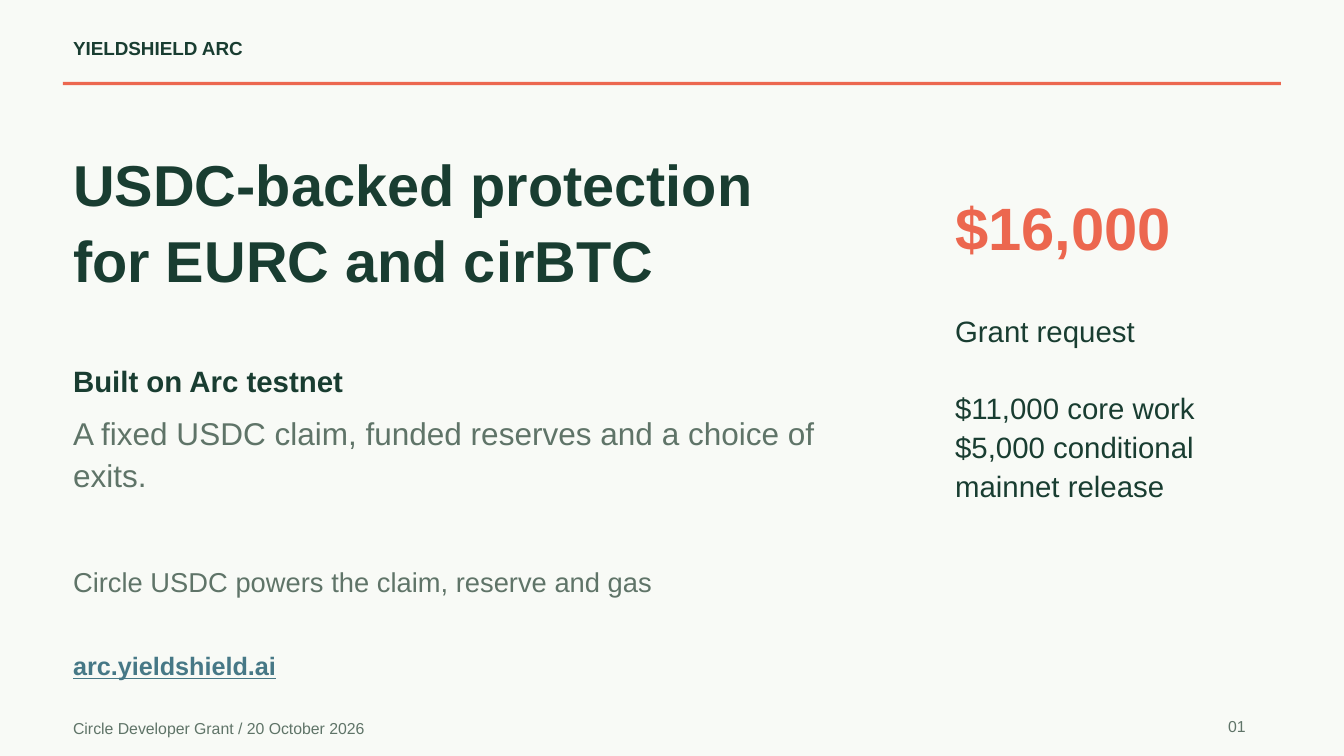
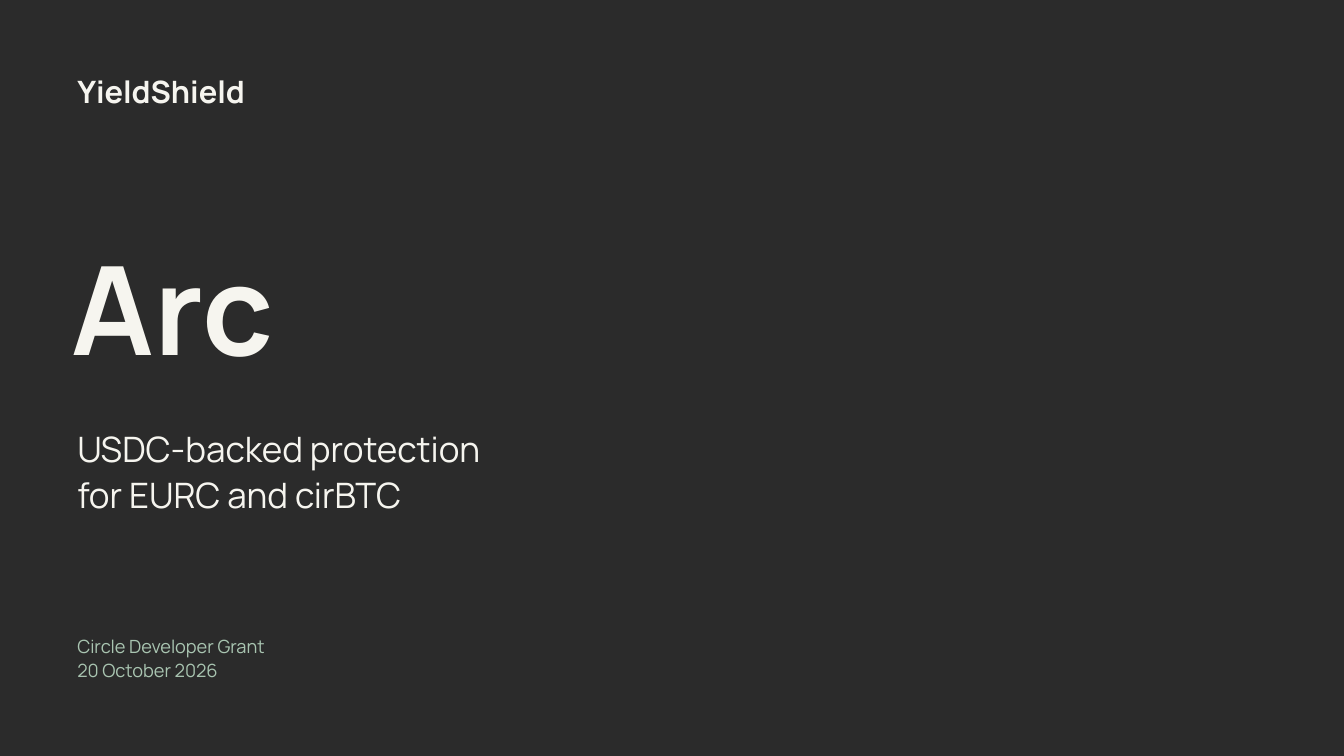
Before and after one commit to YieldShield/yieldshield-arc, a slide deck: slide 1 of docs/grants/deck/YieldShield-Arc-grant-deck.pptx. Drawn at 1344x756 pixels with LibreOffice and Linux fonts; fonts in the diff are those of the drawing; background and template pictures are left out; a plain dark background stands for a picture behind light text. Boxes give left, top, right and bottom in pixels: in the first picture for what was removed or moved away, otherwise in the second. Text is boxed around its words. In the diff, an @@ line names an element or a change of style, - is before the commit and + after.

```diff
--- a/docs/grants/deck/YieldShield-Arc-grant-deck.pptx
+++ b/docs/grants/deck/YieldShield-Arc-grant-deck.pptx
@@ background #F8FAF6 to picture (left out) @@
@@ rectangle removed at (x1=63, y1=82, x2=1280, y2=85) @@
@@ text at (x1=77, y1=80, x2=245, y2=104): text changed; size 13.5 to 22 pt; font Arial to Manrope; text colour #193D31 to #F6F5EF @@
-YIELDSHIELD ARC
+YieldShield
@@ text removed at (x1=955, y1=205, x2=1171, y2=260) @@
-$16,000
@@ text added at (x1=72, y1=266, x2=273, y2=357), 88 pt, text #F6F5EF, bold @@
+Arc
@@ text removed at (x1=955, y1=321, x2=1195, y2=498) @@
-Grant request
-$11,000 core work
-$5,000 conditional
-mainnet release
@@ text removed at (x1=73, y1=370, x2=343, y2=393) @@
-Built on Arc testnet
@@ text "USDC-backed protection" moved from (x1=73, y1=164, x2=753, y2=283) to (x1=77, y1=436, x2=480, y2=509) @@
@@ text "USDC-backed protection" at (x1=77, y1=436, x2=480, y2=509): size 41.2 to 25 pt, font Arial to Manrope, text colour #193D31 to #F6F5EF, bold off @@
@@ text removed at (x1=73, y1=422, x2=814, y2=488) @@
-A fixed USDC claim, funded reserves and a choice of exits.
@@ text removed at (x1=73, y1=572, x2=652, y2=596) @@
-Circle USDC powers the claim, reserve and gas
@@ text removed at (x1=73, y1=656, x2=276, y2=680) @@
-arc.yieldshield.ai
@@ text at (x1=77, y1=639, x2=265, y2=677): text changed; size 11.2 to 13 pt; font Arial to Manrope; text colour #5F7468 to #A9C5B1 @@
-Circle Developer Grant / 20 October 2026
+Circle Developer Grant
+20 October 2026
@@ text removed at (x1=1228, y1=721, x2=1246, y2=732) @@
-01
```
Also in this commit, not shown: 2 other slides changed, 6 slides added, 5 slides removed, 3 other files.
